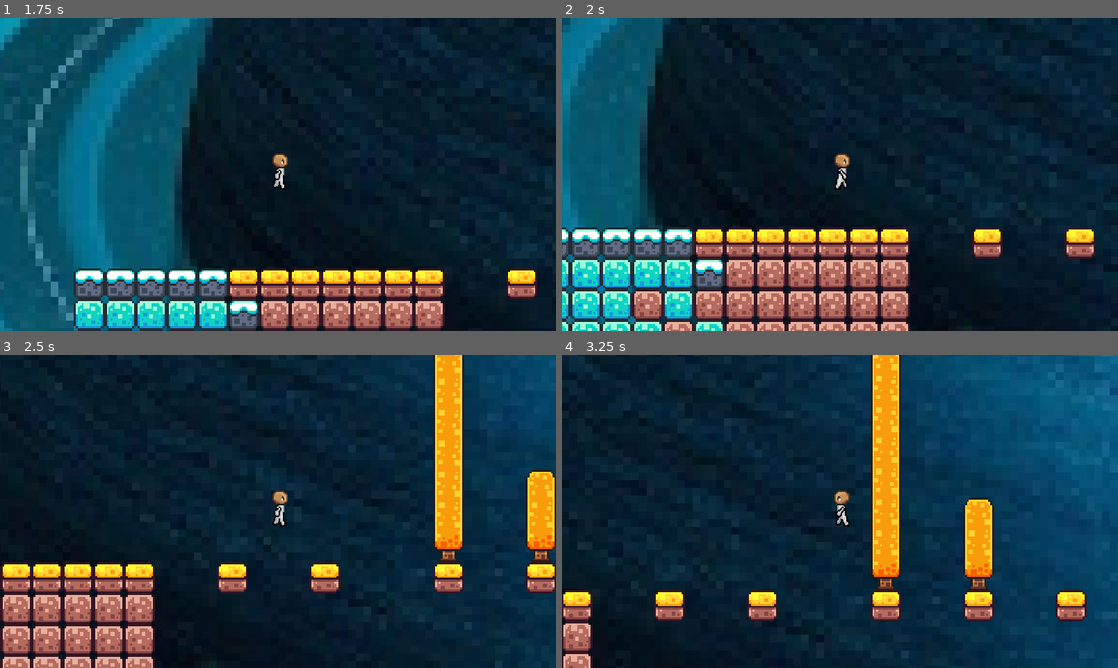
Above: before the commit, frames 1-4 (two rows, left to right).
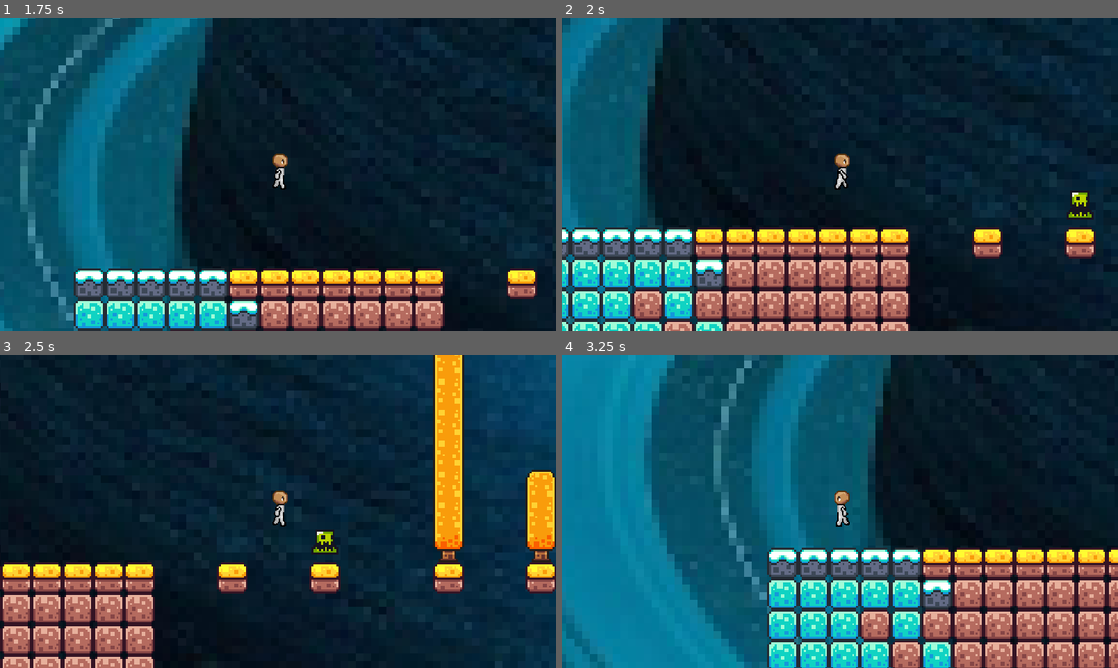
Above: after the commit, the same moments.

Repository: jaroooodaa-del/TIBET-MISSION-NEPTUNE
Game: Godot game, scene res://control.tscn
The game is run twice, just before and just after one commit, with the same random seed, the same clock (stepped at 60 frames per second) and the same inputs. A sky picture missing from this copy of the repository is replaced by a grey-blue gradient.
Inputs (mouse positions are in pixels of both pictures, inside the frame that each line leads up to):
- Up to frame 1 (1.75 s): click (255, 249) at 0.5 s; tap Enter (ui_accept) at 1.25, 1.52 s; move the mouse to (400, 158) at 1.27 s; hold Right (ui_right) from 1.28 s (still down); hold Space from 1.28 s (still down)
- Up to frame 2 (2 s): keep holding Right (ui_right); keep holding Space
- Up to frame 3 (2.5 s): keep holding Right (ui_right); move the mouse to (166, 527) at 2.02 s; release Space at 2.03 s; tap Space at 2.1 s; tap Enter (ui_accept) at 2.27 s
- Up to frame 4 (3.25 s): move the mouse to (895, 442) at 2.77 s; release Right (ui_right) at 2.78 s; hold Left (ui_left) from 2.78 s (still down); hold Space from 2.78 s (still down)

Frame 1 is identical in both runs. In frame 2, 0.2% of the frame differs, in the area x 90-96%, y 55-65%; in frame 3, 0.2%; in frame 4, 99%, in the area x 0-100%, y 0-100%.

Commit message:
skibidi toilet

Diff:
--- a/space-game/Patrick/uranus.tscn
+++ b/space-game/Patrick/uranus.tscn
@@ -1,9 +1,10 @@
-[gd_scene load_steps=9 format=4 uid="uid://oxhxd0gilxaa"]
+[gd_scene load_steps=10 format=4 uid="uid://oxhxd0gilxaa"]
 
 [ext_resource type="Texture2D" uid="uid://upnwjh2lhnqr" path="res://Maks/brackeys_platformer_assets 2/sprites/world_tileset.png" id="1_2i62u"]
 [ext_resource type="Texture2D" uid="uid://b2tjsrl3tefk1" path="res://Patrick/wmremove-transformed.jpg" id="1_oe65y"]
 [ext_resource type="PackedScene" uid="uid://bhtofaohi1wps" path="res://jared/character (tibet).tscn" id="3_dqdr1"]
 [ext_resource type="PackedScene" uid="uid://dlxtetrb2ahyd" path="res://Maks/killzone.tscn" id="4_ftuvr"]
+[ext_resource type="PackedScene" uid="uid://m740vq3whku1" path="res://Maks/enemy 2.tscn" id="5_fwju5"]
 
 [sub_resource type="TileSetAtlasSource" id="TileSetAtlasSource_o4377"]
 texture = ExtResource("1_2i62u")
@@ -265,3 +266,27 @@
 [node name="CollisionShape2D" type="CollisionShape2D" parent="Killzone"]
 position = Vector2(0, 2)
 shape = SubResource("WorldBoundaryShape2D_yafhd")
+
+[node name="Node2D" parent="Killzone" instance=ExtResource("5_fwju5")]
+position = Vector2(-28, -167)
+
+[node name="Node2D2" parent="Killzone" instance=ExtResource("5_fwju5")]
+position = Vector2(315, -160)
+
+[node name="Node2D3" parent="Killzone" instance=ExtResource("5_fwju5")]
+position = Vector2(685, -303)
+
+[node name="Node2D4" parent="Killzone" instance=ExtResource("5_fwju5")]
+position = Vector2(947, -180)
+
+[node name="Node2D5" parent="Killzone" instance=ExtResource("5_fwju5")]
+position = Vector2(1220, -180)
+
+[node name="Node2D6" parent="Killzone" instance=ExtResource("5_fwju5")]
+position = Vector2(1588, -180)
+
+[node name="Node2D7" parent="Killzone" instance=ExtResource("5_fwju5")]
+position = Vector2(1827, -180)
+
+[node name="Node2D8" parent="Killzone" instance=ExtResource("5_fwju5")]
+position = Vector2(1892, -232)
